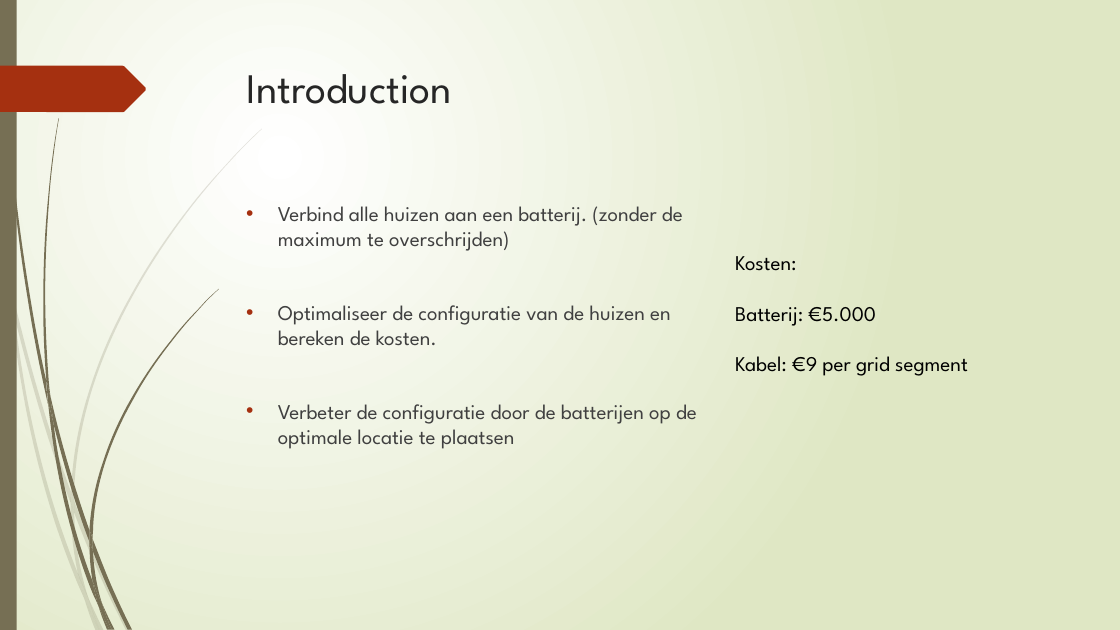
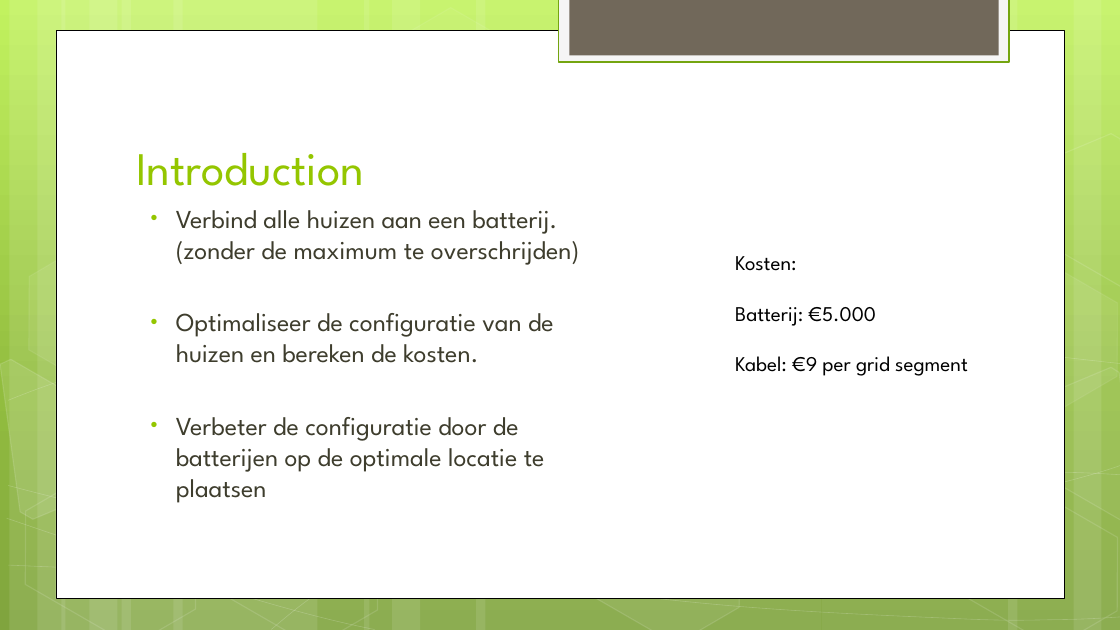
Before and after one commit to broekm006/SmartGrid, a slide deck: slide 3 of Final_V2.pptx. Drawn at 1120x630 pixels with LibreOffice and Linux fonts; fonts in the diff are those of the drawing. Boxes give left, top, right and bottom in pixels: in the first picture for what was removed or moved away, otherwise in the second. Text is boxed around its words. In the diff, an @@ line names an element or a change of style, - is before the commit and + after.

```diff
--- a/Final_V2.pptx
+++ b/Final_V2.pptx
@@ background gradient #FFFFFF to #DFE8C4 to gradient #C3F35F to #93BF3F to #81A53E @@
@@ rectangle: place and size @@
-rectangle at [0,0,17,630]
+rectangle at [9,0,66,630]
@@ rectangle at [9,0,66,630]: fill #766F54 to #FFFFFF at 10% opacity @@
@@ rectangle added at [559,0,1009,62], fill #F5F5F5, outline #74A510 1.25 pt @@
@@ rectangle added at [570,0,999,55], fill #71685A @@
@@ rectangle added at [56,30,1065,598], fill #FFFFFF, outline #000000 0.5 pt @@
@@ freeform shape removed at [0,66,146,112] @@
@@ title "Introduction": place and size @@
-title "Introduction" at [247,74,452,104]
+title "Introduction" at [136,153,364,186]
@@ title "Introduction" at [136,153,364,186]: size 36 to 40 pt, text colour #262626 to #94C600; vertical alignment top to bottom @@
@@ group added at [0,0,1120,630]: 11 rectangles, 7 freeform shapes, 7 hexagons @@
@@ text "Verbind alle huizen aan een ...": place and size @@
-text "Verbind alle huizen aan een ..." at [278,206,697,449]
+text "Verbind alle huizen aan een ..." at [176,210,579,503]
@@ text "Verbind alle huizen aan een ..." at [176,210,579,503]: size 18 to 22.2 pt, text colour #404040 to #3E3D2D; indent changed; less space between paragraphs; bullet colour #A53010 to #94C600 @@
@@ freeform shape at [0,356,139,543]: fill #766F54 at 20% opacity to #FFFFFF at 10% opacity; outline none to #FFFFFF 1 pt; rotation 0 to 30 degrees; outline redrawn @@
@@ group removed at [0,129,262,630]: 9 freeform shapes @@
@@ group removed at [3,0,218,630]: 12 freeform shapes @@
```
Also in this commit, not shown: 19 other slides changed.
